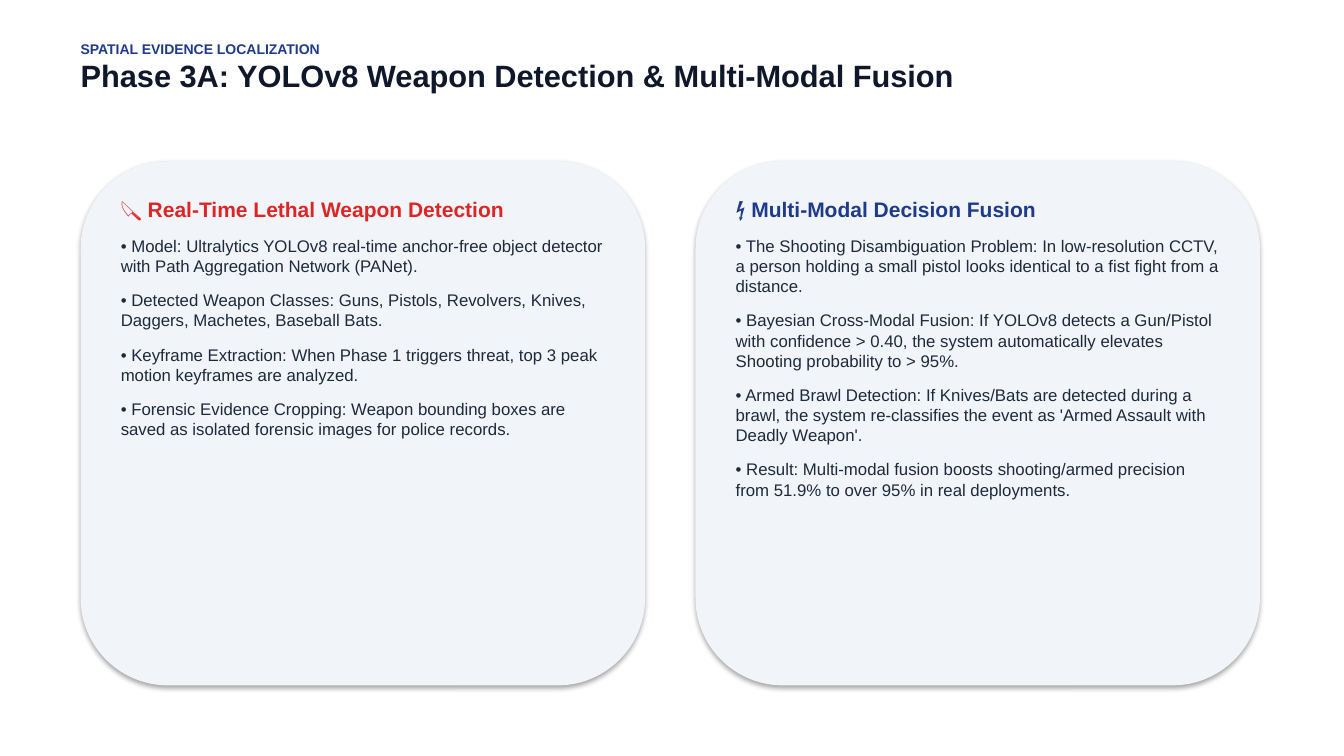
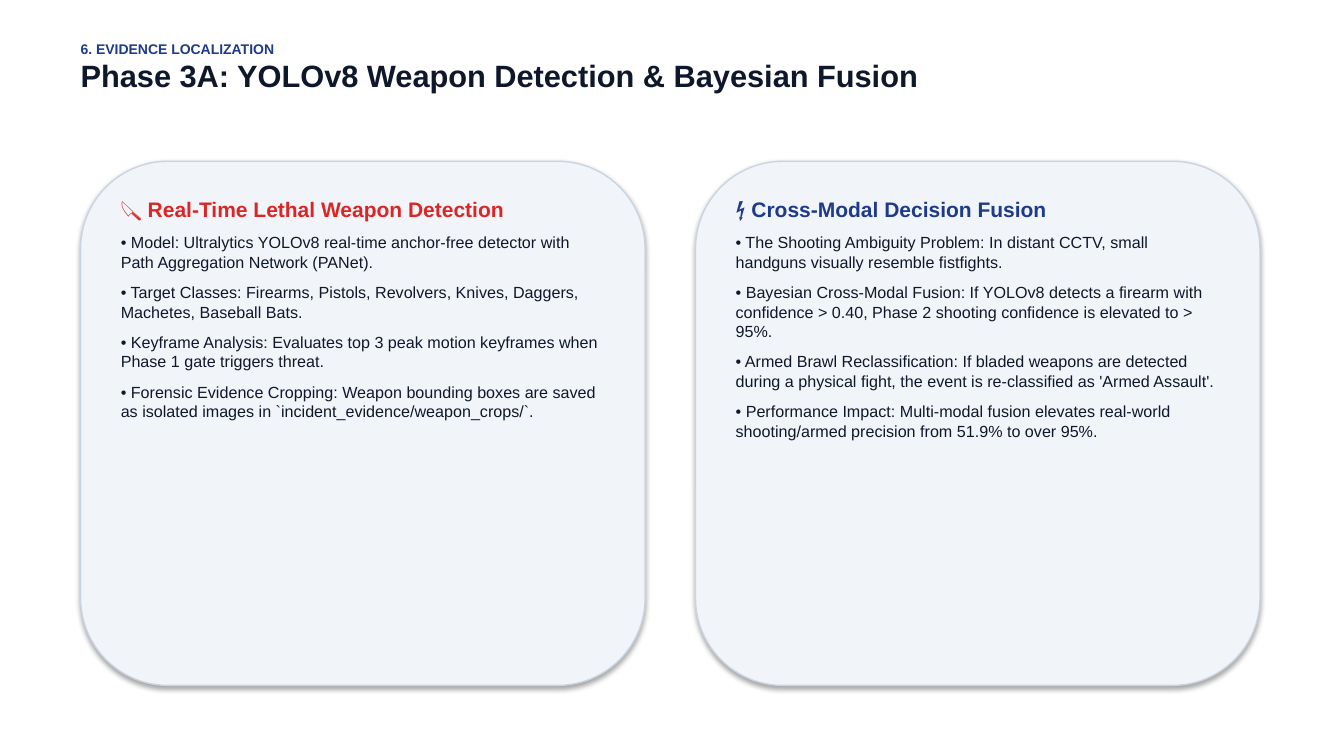
Before and after one commit to Visshu78/Realtime_Crime_detection, a slide deck: slide 9 of Crime_Detection_CCTV_Presentation.pptx (slide 6 before the commit). Drawn at 1344x756 pixels with LibreOffice and Linux fonts; fonts in the diff are those of the drawing. Boxes give left, top, right and bottom in pixels: in the first picture for what was removed or moved away, otherwise in the second. Text is boxed around its words. In the diff, an @@ line names an element or a change of style, - is before the commit and + after.

Commit message:
Update research presentation deck to comprehensive 14-slide faculty review format

```diff
--- a/Crime_Detection_CCTV_Presentation.pptx
+++ b/Crime_Detection_CCTV_Presentation.pptx
@@ text at [81, 44, 918, 93]: text changed @@
-SPATIAL EVIDENCE LOCALIZATION
-Phase 3A: YOLOv8 Weapon Detection & Multi-Modal Fusion
+6. EVIDENCE LOCALIZATION
+Phase 3A: YOLOv8 Weapon Detection & Bayesian Fusion
@@ rounded rectangle at [81, 161, 645, 686]: outline none to #CBD5E1 1 pt @@
@@ rounded rectangle at [696, 161, 1260, 686]: outline none to #CBD5E1 1 pt @@
@@ text at [736, 201, 1213, 441]: text changed; size 12 to 11.5 pt; text colour #1E293B to #0F172A @@
-⚡ Multi-Modal Decision Fusion
-• The Shooting Disambiguation Problem: In low-resolution CCTV, a person holding a small pistol looks identical to a fist fight from a distance.
-• Bayesian Cross-Modal Fusion: If YOLOv8 detects a Gun/Pistol with confidence > 0.40, the system automatically elevates Shooting probability to > 95%.
-• Armed Brawl Detection: If Knives/Bats are detected during a brawl, the system re-classifies the event as 'Armed Assault with Deadly Weapon'.
-• Result: Multi-modal fusion boosts shooting/armed precision from 51.9% to over 95% in real deployments.
+⚡ Cross-Modal Decision Fusion
+• The Shooting Ambiguity Problem: In distant CCTV, small handguns visually resemble fistfights.
+• Bayesian Cross-Modal Fusion: If YOLOv8 detects a firearm with confidence > 0.40, Phase 2 shooting confidence is elevated to > 95%.
+• Armed Brawl Reclassification: If bladed weapons are detected during a physical fight, the event is re-classified as 'Armed Assault'.
+• Performance Impact: Multi-modal fusion elevates real-world shooting/armed precision from 51.9% to over 95%.
@@ text at [121, 236, 598, 421]: text changed; size 12 to 11.5 pt; text colour #1E293B to #0F172A @@
-• Model: Ultralytics YOLOv8 real-time anchor-free object detector with Path Aggregation Network (PANet).
-• Detected Weapon Classes: Guns, Pistols, Revolvers, Knives, Daggers, Machetes, Baseball Bats.
-• Keyframe Extraction: When Phase 1 triggers threat, top 3 peak motion keyframes are analyzed.
-• Forensic Evidence Cropping: Weapon bounding boxes are saved as isolated forensic images for police records.
+• Model: Ultralytics YOLOv8 real-time anchor-free detector with Path Aggregation Network (PANet).
+• Target Classes: Firearms, Pistols, Revolvers, Knives, Daggers, Machetes, Baseball Bats.
+• Keyframe Analysis: Evaluates top 3 peak motion keyframes when Phase 1 gate triggers threat.
+• Forensic Evidence Cropping: Weapon bounding boxes are saved as isolated images in `incident_evidence/weapon_crops/`.
```
Also in this commit, not shown: 10 other slides changed, 3 slides added, 1 slide removed, 1 other file.
